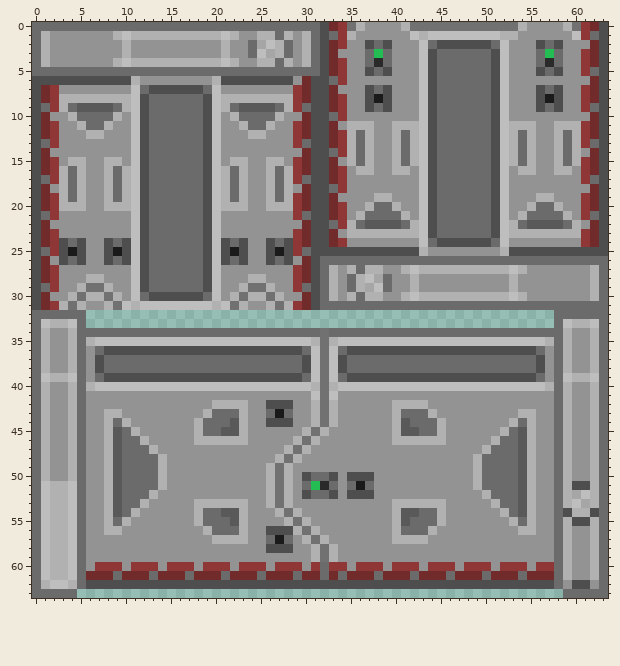
Two states of a pixel-art sprite, Resources/Textures/_RMC14/Structures/Doors/Airlocks/Double/ocp_generic.rsi/door_closed.png. Above, as it was before the edit.
The file is 64x64 pixels. Colours within 5 levels of each other are drawn and written as one.
Now the later version:
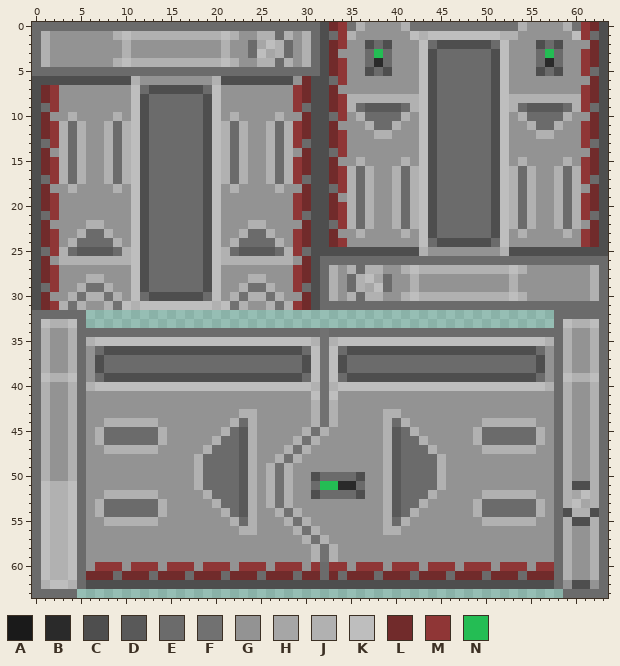
Palette (. is transparent): A #1a1a1a  B #2a2a2a  C #4e4e4e  D #595959  E #6b6b6b  F #717171  G #939393  H #a6a6a6  J #b1b1b1  K #bebebe  L #712b2b  M #8f3636  N #24bd54
Difference:
Changed rows in their new state; - is an unchanged pixel.
first column x 3:
 7 ----------------------------------GGG----------------GGG--
 8 GGGGGGGG----------GGGGGGGG------JJJJJJJJ----------JJJJJJJJ
 9 GGGGGGGG----------GGGGGGGG------JEDDDDEJ----------JEDDDDEJ
10 --GGGG--------------GGGG---------JEEEEJ------------JEEEEJ-
11 JE-GG-EJ----------JE-GG-EJ------GG-EE-GG----------GG-EE-GG
12 JEJGGJEJ----------JEJGGJEJ------GGGJJGGG----------GGGJJGGG
13 JEJ--JEJ----------JEJ--JEJ------GGG--GGG----------GGG--GGG
14 JEJ--JEJ----------JEJ--JEJ------GGG--GGG----------GGG--GGG
15 JE----EJ----------JE----EJ------GJG--GJG----------GJG--GJG
16 --------------------------------JE----EJ----------JE----EJ
17 --------------------------------JEJ--JEJ----------JEJ--JEJ
18 GJG--GJG----------GJG--GJG------JEJ--JEJ----------JEJ--JEJ
19 GGG--GGG----------GGG--GGG------JEJGGJEJ----------JEJGGJEJ
20 GGG--GGG----------GGG--GGG------JE-GG-EJ----------JE-GG-EJ
21 --------------------------------JEJGGJEJ----------JEJGGJEJ
22 ---JJ----------------JJ-----------JGGJ--------------JGGJ--
23 --JEEJ--------------JEEJ--------G-GGGG-G----------G-GGGG-G
24 GJEEEEJG----------GJEEEEJG--------------------------------
25 JEDDDDEJ----------JEDDDDEJ--------------------------------
26 JJJJJJJJ----------JJJJJJJJ--------------------------------
first column x 7:
42 -------------GGGG--GGG-----------GGGG-------------
43 -GG---------GGGG-J-GGG----------J-GGGG---------GG-
44 --J-JJJ----GGGGJEJ-GGG----------JEJGGGG----JJJ-J--
45 JEE-EEEJ---GGGJEDJ--------------JDEJGGG---JEEE-EEJ
46 JEE--EEJ---GG-EEDJ--------------JDEE-GG---JEE--EEJ
47 --JJJJ------JEEEDJ--------------JDEEEJ------JJJJ--
48 -GGGGGGG---JEEEEDJ--------------JDEEEEJ---GGGGGGG-
49 -GGGGGGG---JEEEEDJ--------------JDEEEEJ---GGGGGGG-
50 -GGGGGGG---JEEEEDJ-----GC-EEE-G-JDEEEEJ---GGGGGGG-
51 -GGGGGGG---JEEEEDJ-----GENNBBEG-JDEEEEJ---GGGGGGG-
52 --JJJJ------JEEEDJ-----GC-EEE-G-JDEEEJ------JJJJ--
53 JEE--EEJ---GG-EEDJ--------------JDEE-GG---JEE--EEJ
54 JEE-EEEJ---GGGJEDJ--------------JDEJGGG---JEEE-EEJ
55 --J-JJJ----GGGGJEJ--------------JEJGGGG----JJJ-J--
56 -GG---------GGGG-J-GGG----------J-GGGG---------GG-
57 -------------GGGG--GGG-----------GGGG-------------
58 -------------------GGG----------------------------
Boxes around the changes in both pictures, in picture pixels (x1, y1, x2, y2):
changed: (347, 85, 419, 238)
changed: (509, 85, 581, 238)
changed: (59, 94, 131, 265)
changed: (221, 94, 293, 265)
changed: (194, 400, 545, 553)
changed: (95, 409, 167, 535)
